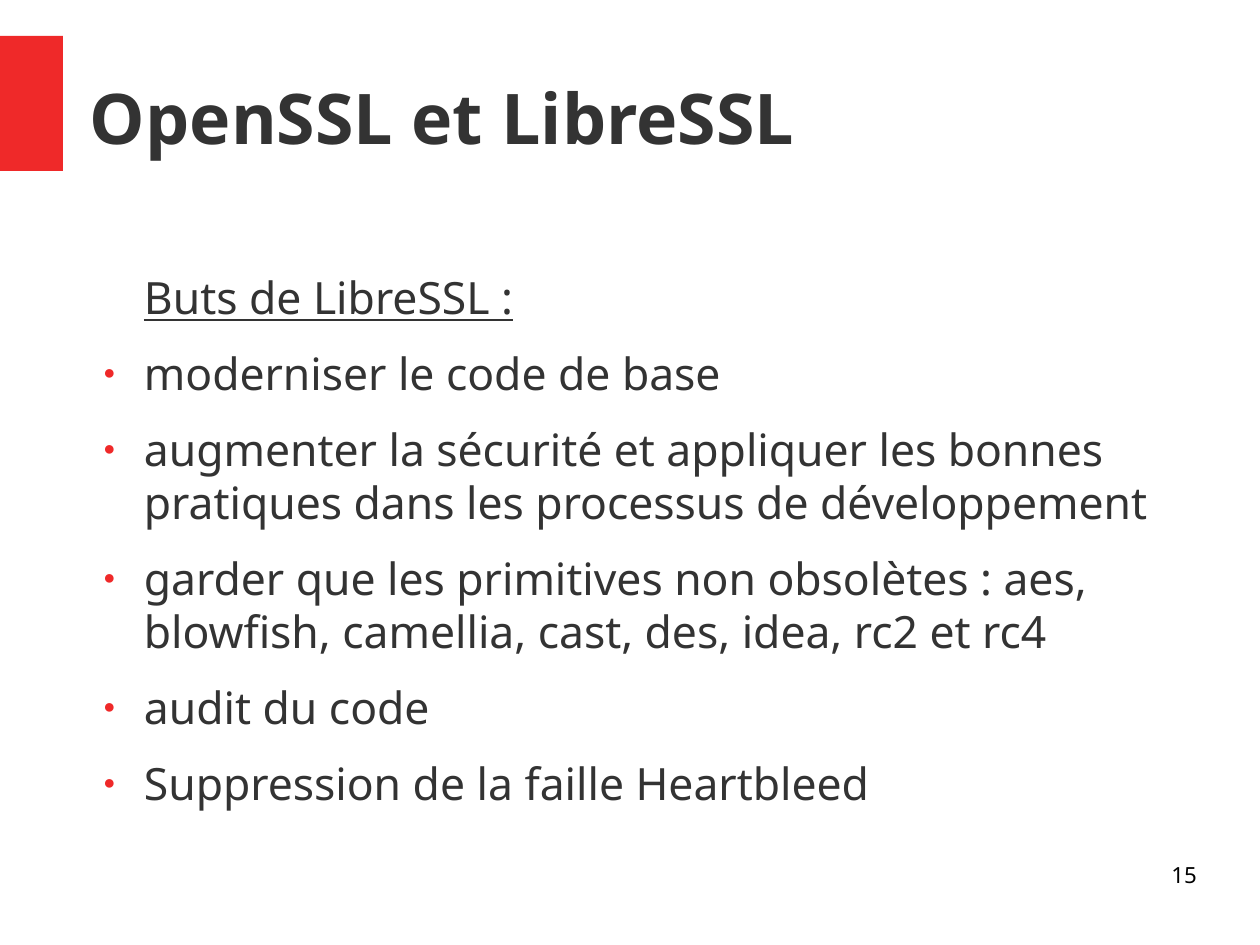
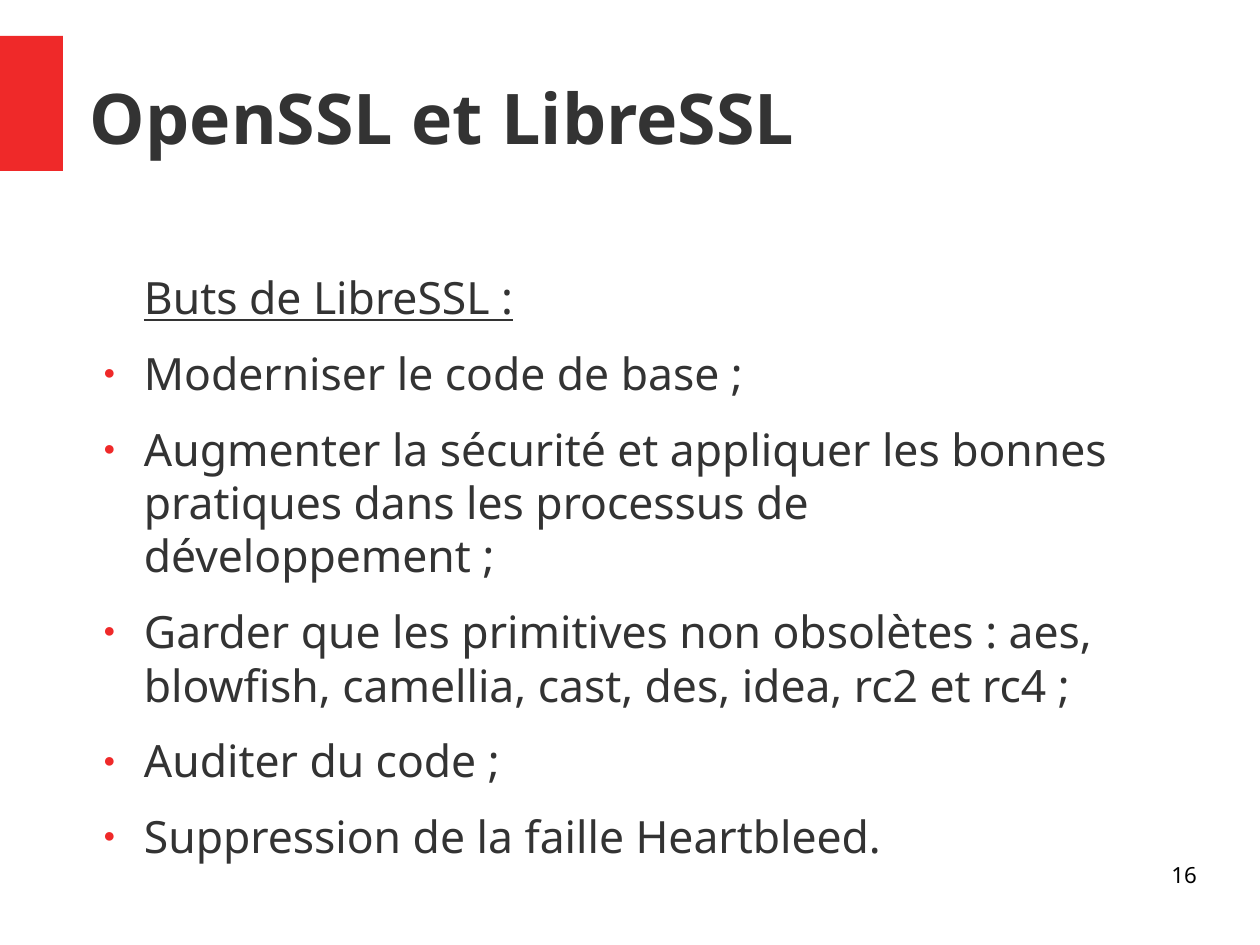
Before and after one commit to Allard-Chris/Aria, a slide deck: slide 16 of docs/[M2CSI]_ICP_Aria_Allard_Aulagnier.odp (slide 15 before the commit). Drawn at 1260x945 pixels with LibreOffice and Linux fonts; fonts in the diff are those of the drawing. Boxes give left, top, right and bottom in pixels: in the first picture for what was removed or moved away, otherwise in the second. Text is boxed around its words. In the diff, an @@ line names an element or a change of style, - is before the commit and + after.

```diff
--- a/docs/[M2CSI]_ICP_Aria_Allard_Aulagnier.odp
+++ b/docs/[M2CSI]_ICP_Aria_Allard_Aulagnier.odp
@@ text at (x1=144, y1=356, x2=1106, y2=864): text changed @@
-● moderniser le code de base
-● augmenter la sécurité et appliquer les bonnes pratiques dans les processus de développement
-● garder que les primitives non obsolètes : aes, blowfish, camellia, cast, des, idea, rc2 et rc4
-● audit du code
-● Suppression de la faille Heartbleed
+● Moderniser le code de base ;
+● Augmenter la sécurité et appliquer les bonnes pratiques dans les processus de développement ;
+● Garder que les primitives non obsolètes : aes, blowfish, camellia, cast, des, idea, rc2 et rc4 ;
+● Auditer du code ;
+● Suppression de la faille Heartbleed.
@@ page number at (x1=1171, y1=867, x2=1196, y2=884): text changed @@
-15
+16
```
Also in this commit, not shown: 20 other slides changed, 2 slides added, 1 other file.
